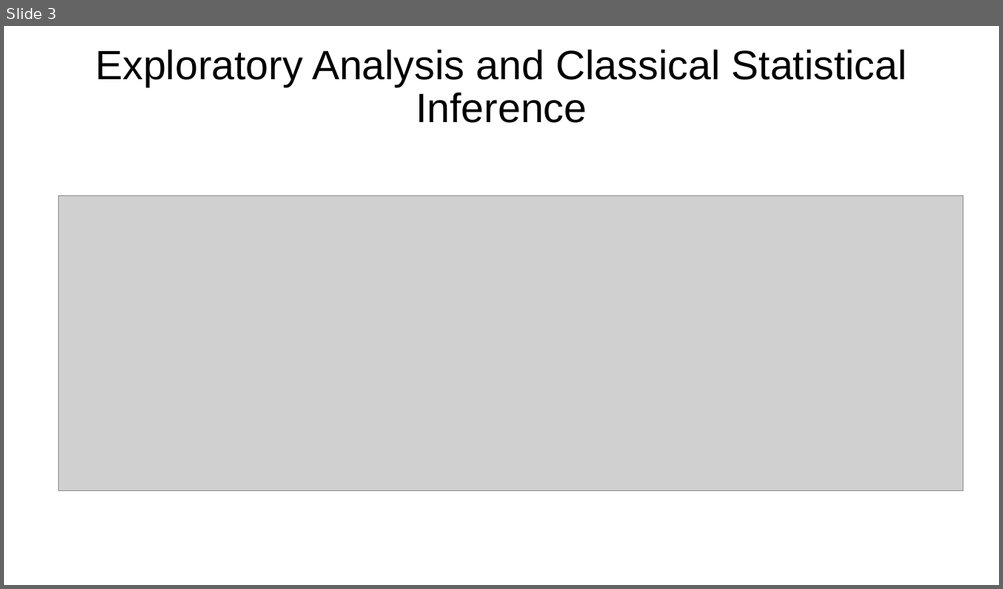
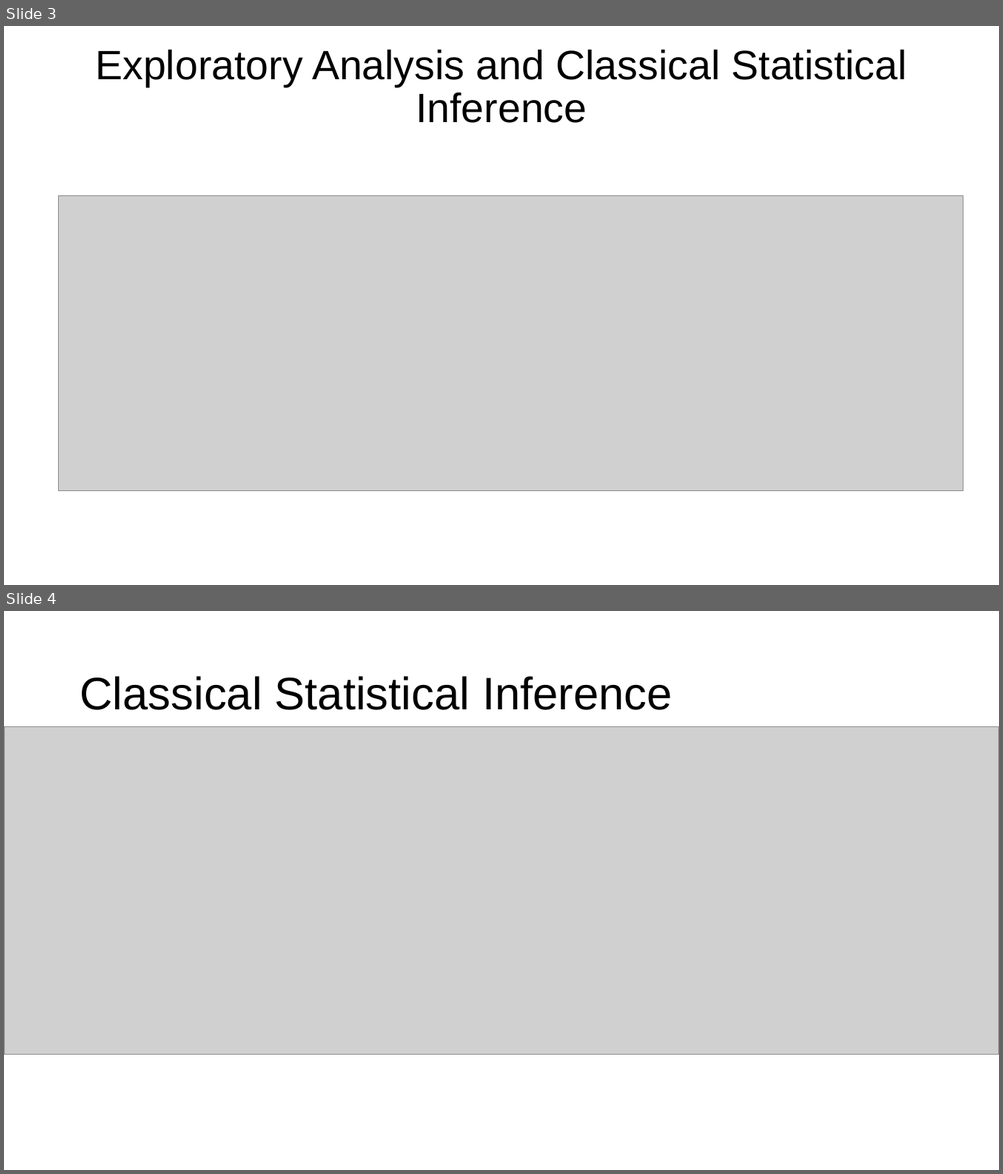
Before and after one commit to Kirill-101/CStat2026_project, a slide deck: CP_project_midterm_presentation.pptx. Shown one above the other, each under a label of ours: slide 3 before the commit, slides 3 and 4 after it. The pictures are 1003x589 and 1003x1174 pixels, drawn with LibreOffice and Linux fonts; fonts in the diff are those of the drawing; grey boxes stand for pictures. Boxes give left, top, right and bottom in pixels: in the first picture for what was removed or moved away, otherwise in the second. Text is boxed around its words. In the diff, an @@ line names an element or a change of style, - is before the commit and + after.

```diff
--- a/CP_project_midterm_presentation.pptx
+++ b/CP_project_midterm_presentation.pptx
@@ slide 4 added at bbox=[4, 611, 999, 1170], background #FFFFFF @@
@@ title added at bbox=[79, 676, 672, 710], 44 pt, text #000000 @@
+Classical Statistical Inference
@@ picture added at bbox=[4, 727, 999, 1055] @@
```
Also in this commit, not shown: 1 slide changed, 6 other slides added, 1 slide removed, 6 other files.
